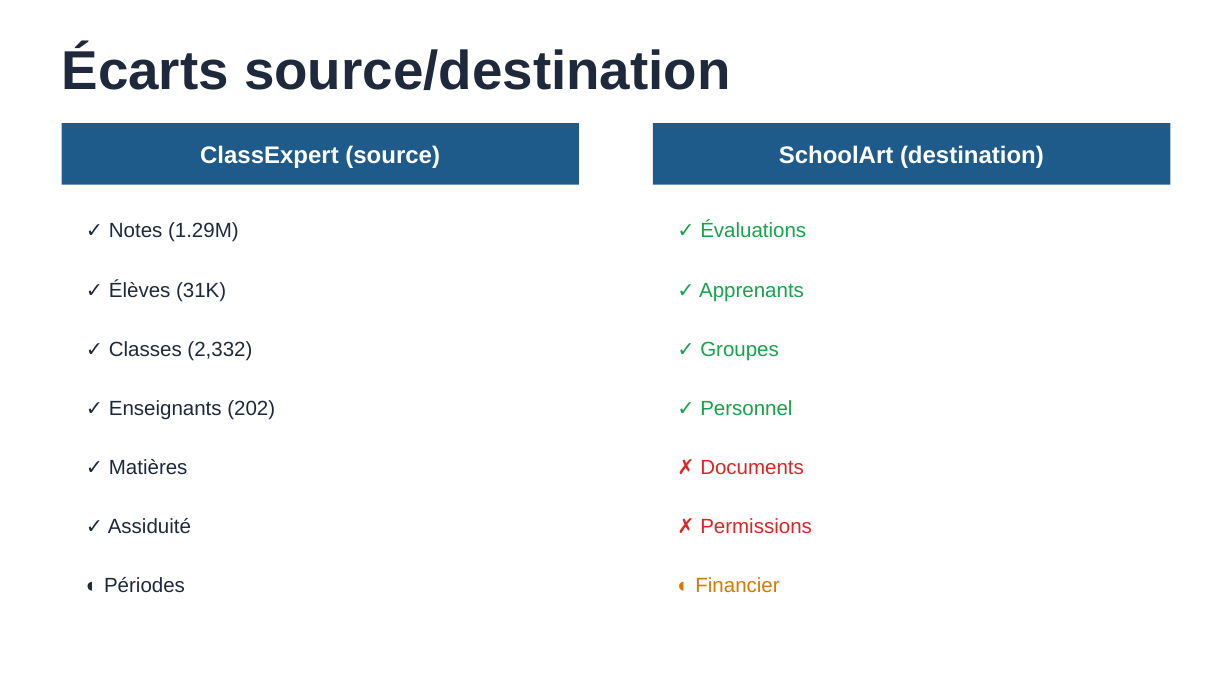
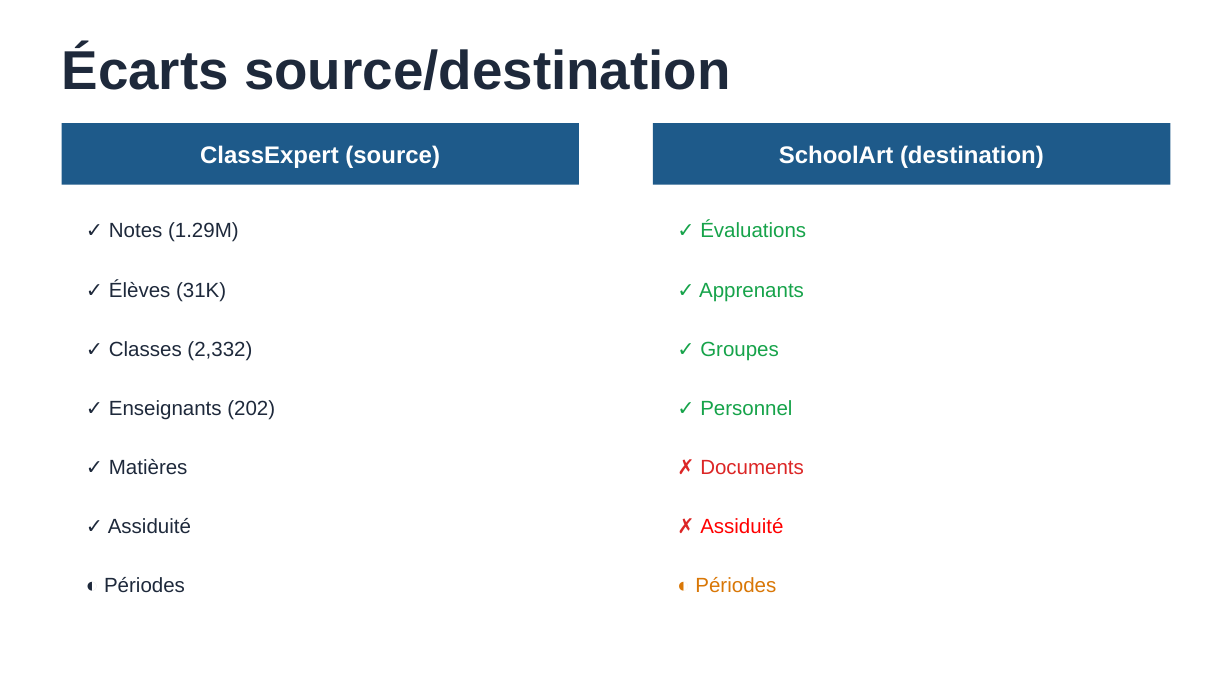
Before and after one commit to zack-abess/ism-migration-dashboard, a slide deck: slide 9 of audit_approfondi_presentation.pptx. Drawn at 1232x693 pixels with LibreOffice and Linux fonts; fonts in the diff are those of the drawing. Boxes give left, top, right and bottom in pixels: in the first picture for what was removed or moved away, otherwise in the second. Text is boxed around its words. In the diff, an @@ line names an element or a change of style, - is before the commit and + after.

```diff
--- a/audit_approfondi_presentation.pptx
+++ b/audit_approfondi_presentation.pptx
@@ text at bbox=[700, 518, 783, 534]: text changed; text colour #DC2626 to #FF0000 @@
-✗ Permissions
+✗ Assiduité
@@ text at bbox=[695, 577, 776, 593]: text changed @@
-◐ Financier
+◐ Périodes
```
Also in this commit, not shown: 2 other slides changed, 3 other files.
